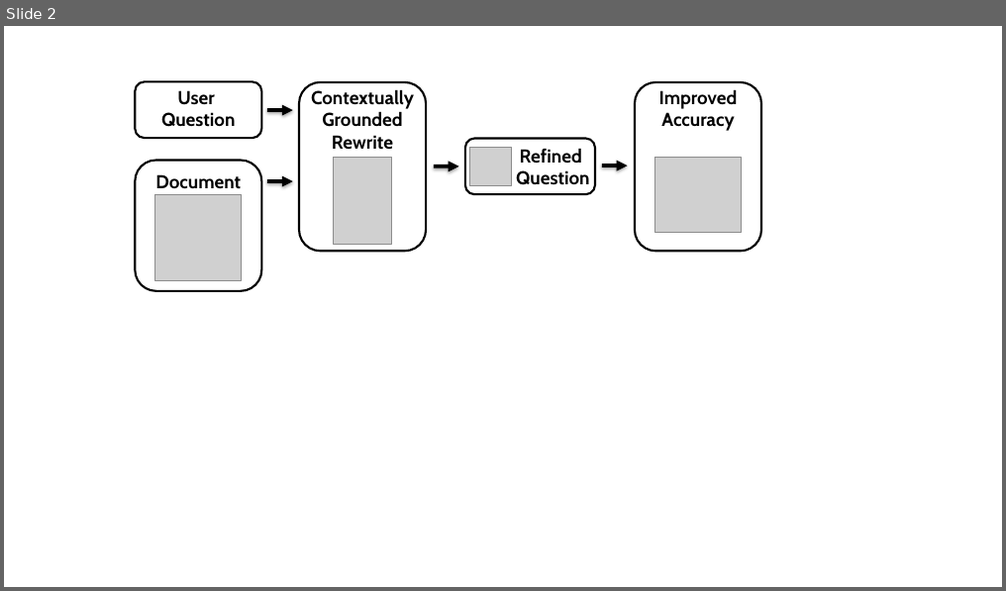
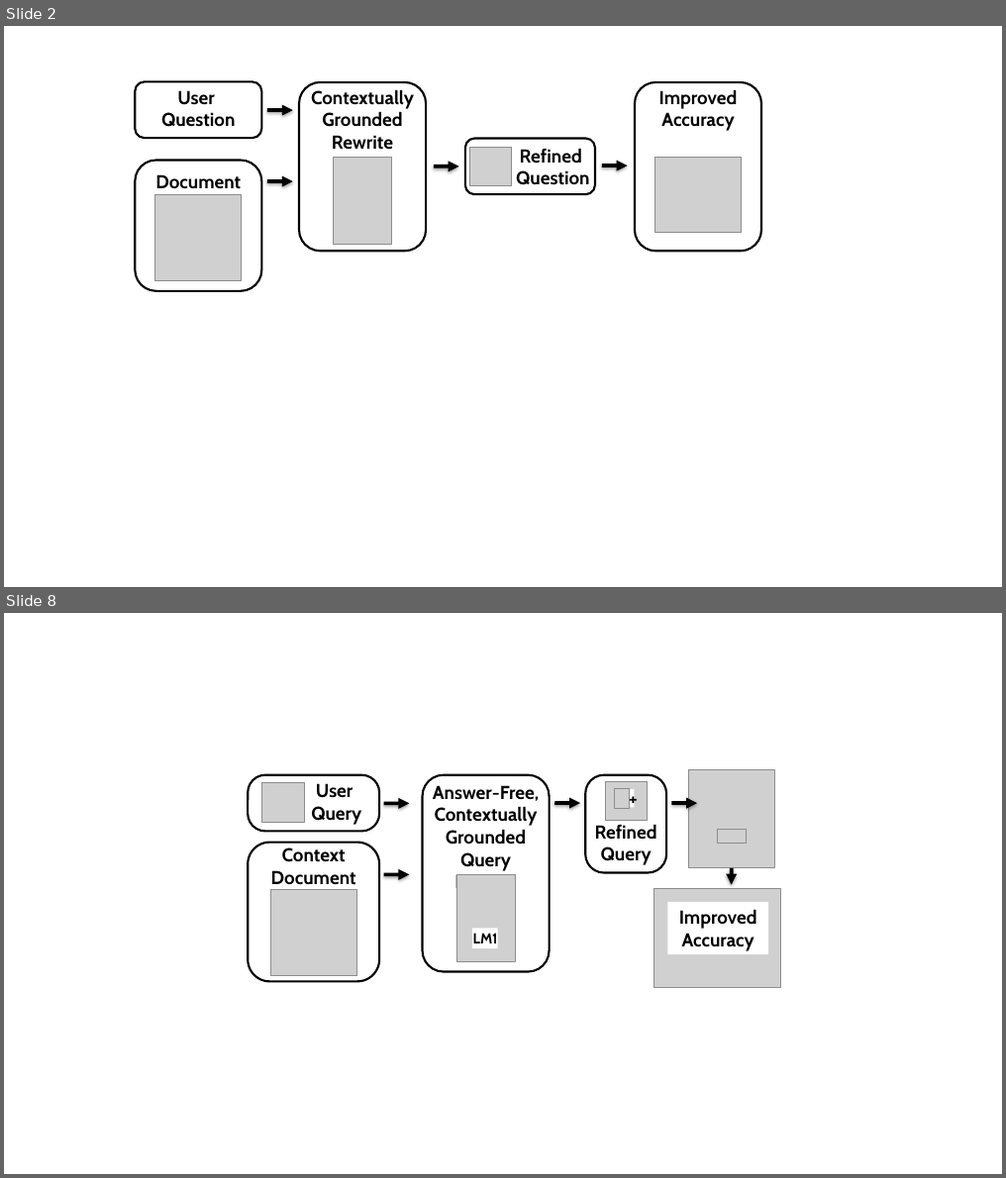
Before and after one commit to mmajurski/lm-rewrite-uplift, a slide deck: paper/figs/fig1.pptx. Shown one above the other, each under a label of ours: slide 2 before the commit, slides 2 and 8 after it; the slides between them are not shown. The pictures are 1006x591 and 1006x1178 pixels, drawn with LibreOffice and Linux fonts; fonts in the diff are those of the drawing; grey boxes stand for pictures. Boxes give left, top, right and bottom in pixels: in the first picture for what was removed or moved away, otherwise in the second. Text is boxed around its words. In the diff, an @@ line names an element or a change of style, - is before the commit and + after.

Commit message:
first half of results rewrite

```diff
--- a/paper/figs/fig1.pptx
+++ b/paper/figs/fig1.pptx
@@ slide 8 added at bbox=[4, 613, 1002, 1174], background #FFFFFF @@
@@ rounded rectangle added at bbox=[249, 775, 380, 832], outline #000000 2 pt @@
@@ picture added at bbox=[262, 783, 304, 822] @@
@@ text added at bbox=[311, 783, 361, 825], 18 pt, text #000000, bold @@
+User
+Query
@@ group added at bbox=[586, 775, 666, 873]: 2 pictures, 2 texts, 1 rectangle, 1 rounded rectangle @@
++
+Refined
+Query
@@ picture added at bbox=[688, 770, 775, 868] @@
@@ freeform shape added at bbox=[383, 803, 409, 803], outline #000000 3.5 pt @@
@@ freeform shape added at bbox=[555, 803, 580, 803], outline #000000 3.5 pt @@
@@ freeform shape added at bbox=[672, 803, 697, 803], outline #000000 3.5 pt @@
@@ group added at bbox=[249, 842, 380, 981]: 1 rounded rectangle, 1 rectangle, 1 picture, 1 text @@
+Context
+Document
@@ picture added at bbox=[718, 830, 746, 842] @@
@@ freeform shape added at bbox=[383, 875, 409, 875], outline #000000 3.5 pt @@
@@ freeform shape added at bbox=[732, 868, 732, 884], outline #000000 3.5 pt @@
@@ picture added at bbox=[653, 889, 780, 988] @@
@@ rectangle added at bbox=[668, 902, 769, 956], fill #FFFFFF, 18 pt, text #000000, bold @@
+Improved
+Accuracy
@@ group added at bbox=[423, 775, 549, 972]: 2 texts, 1 rounded rectangle, 1 picture, 1 rectangle @@
+Answer-Free,
+Contextually
+Grounded
+Query Rewrite
+LM1
```
Also in this commit, not shown: 1 slide changed, 4 other slides added, 3 other files.
